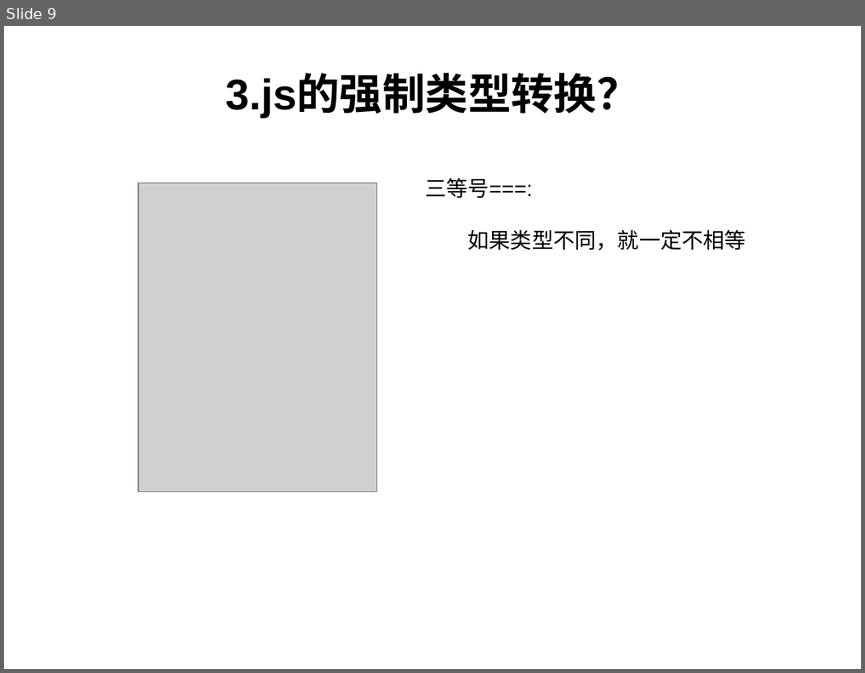
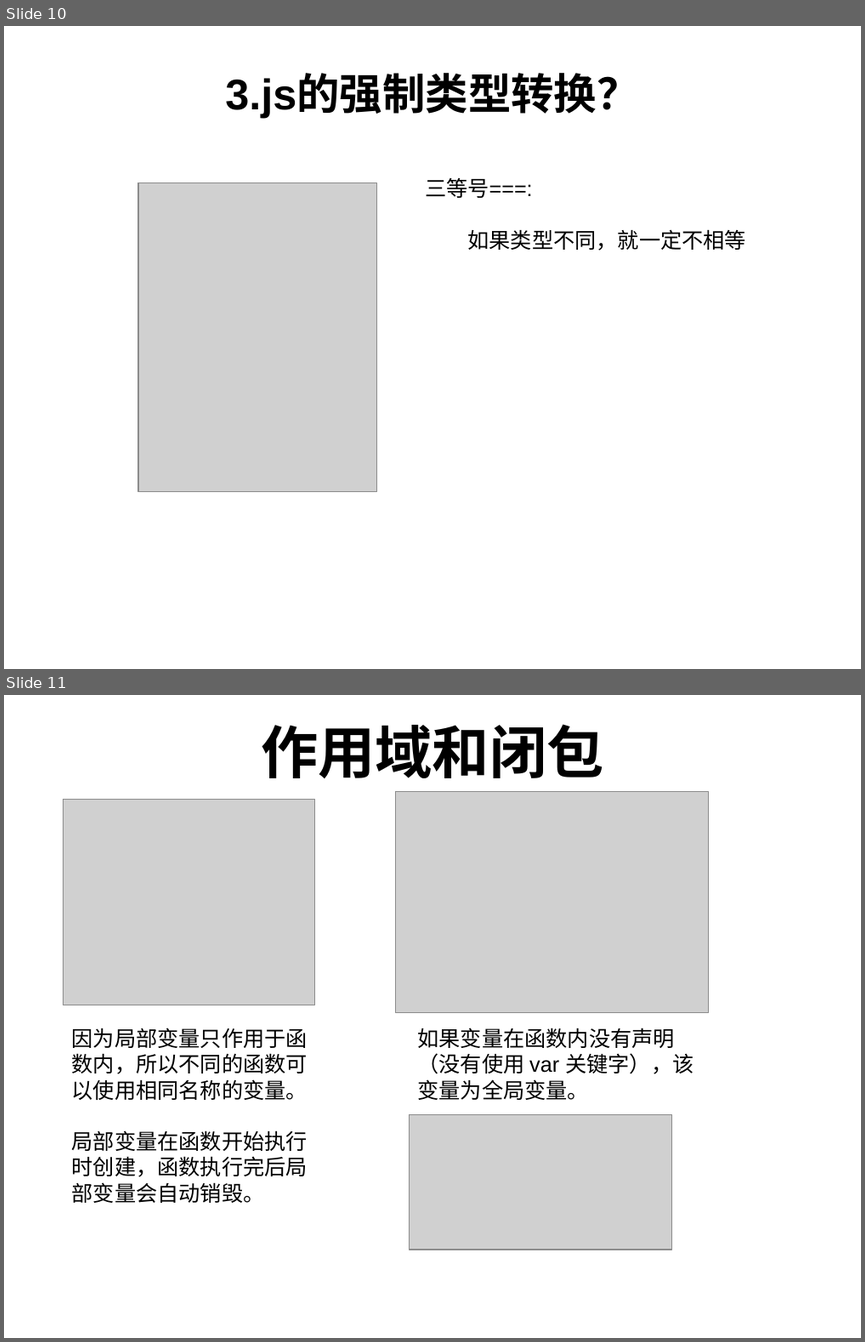
Before and after one commit to FireSmallPanda/swdt, a slide deck: javascript技术分享/javascript基础分享.ppt. Shown one above the other, each under a label of ours: slide 9 before the commit, slides 10 and 11 after it. The pictures are 865x673 and 865x1342 pixels, drawn with LibreOffice and Linux fonts; fonts in the diff are those of the drawing; grey boxes stand for pictures. Boxes give left, top, right and bottom in pixels: in the first picture for what was removed or moved away, otherwise in the second. Text is boxed around its words. In the diff, an @@ line names an element or a change of style, - is before the commit and + after.

```diff
--- a/javascript技术分享/javascript基础分享.ppt
+++ b/javascript技术分享/javascript基础分享.ppt
@@ slide 11 added at bbox=[4, 695, 861, 1338], background #FFFFFF @@
@@ text added at bbox=[261, 724, 603, 778], 48 pt, text #000000, bold @@
+作用域和闭包
@@ picture added at bbox=[396, 791, 709, 1012] @@
@@ picture added at bbox=[64, 800, 315, 1005] @@
@@ text added at bbox=[72, 1027, 307, 1202], 18 pt, text #000000 @@
+因为局部变量只作用于函数内，所以不同的函数可以使用相同名称的变量。
+局部变量在函数开始执行时创建，函数执行完后局部变量会自动销毁。
@@ text added at bbox=[418, 1027, 693, 1100], 18 pt, text #000000 @@
+如果变量在函数内没有声明（没有使用 var 关键字），该变量为全局变量。
@@ picture added at bbox=[409, 1115, 671, 1249] @@
@@ what was slide 9 is now slide 10 @@
```
Also in this commit, not shown: 1 slide changed, 4 other slides added, 1 slide removed, 2 other files.
